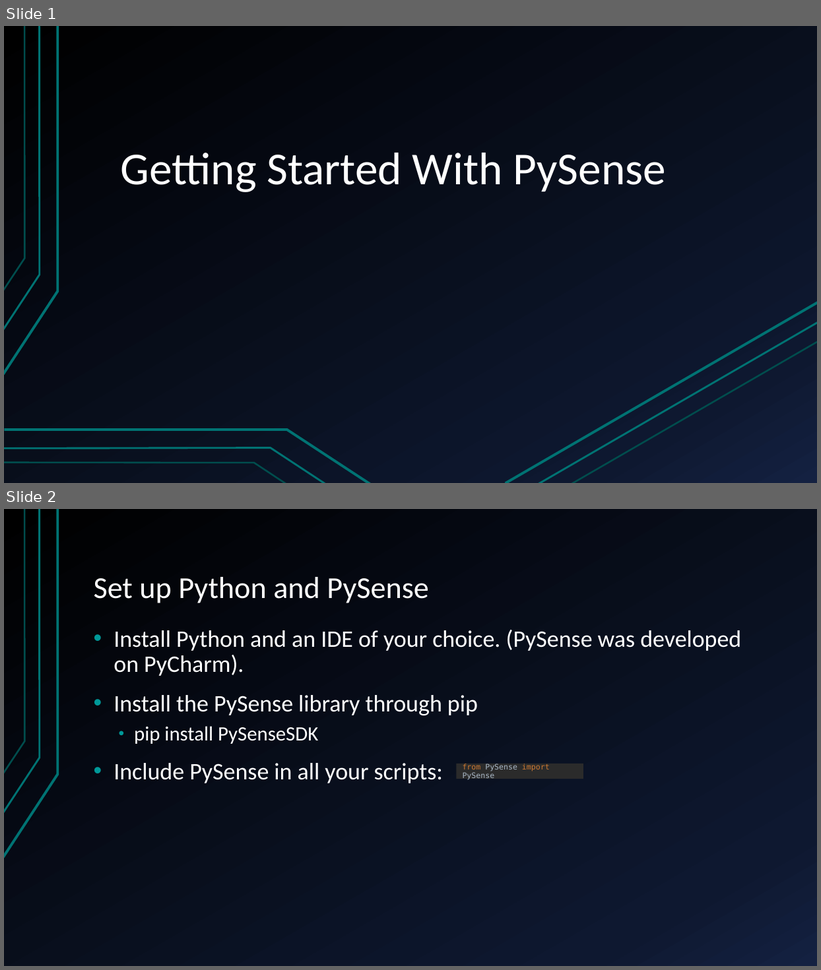
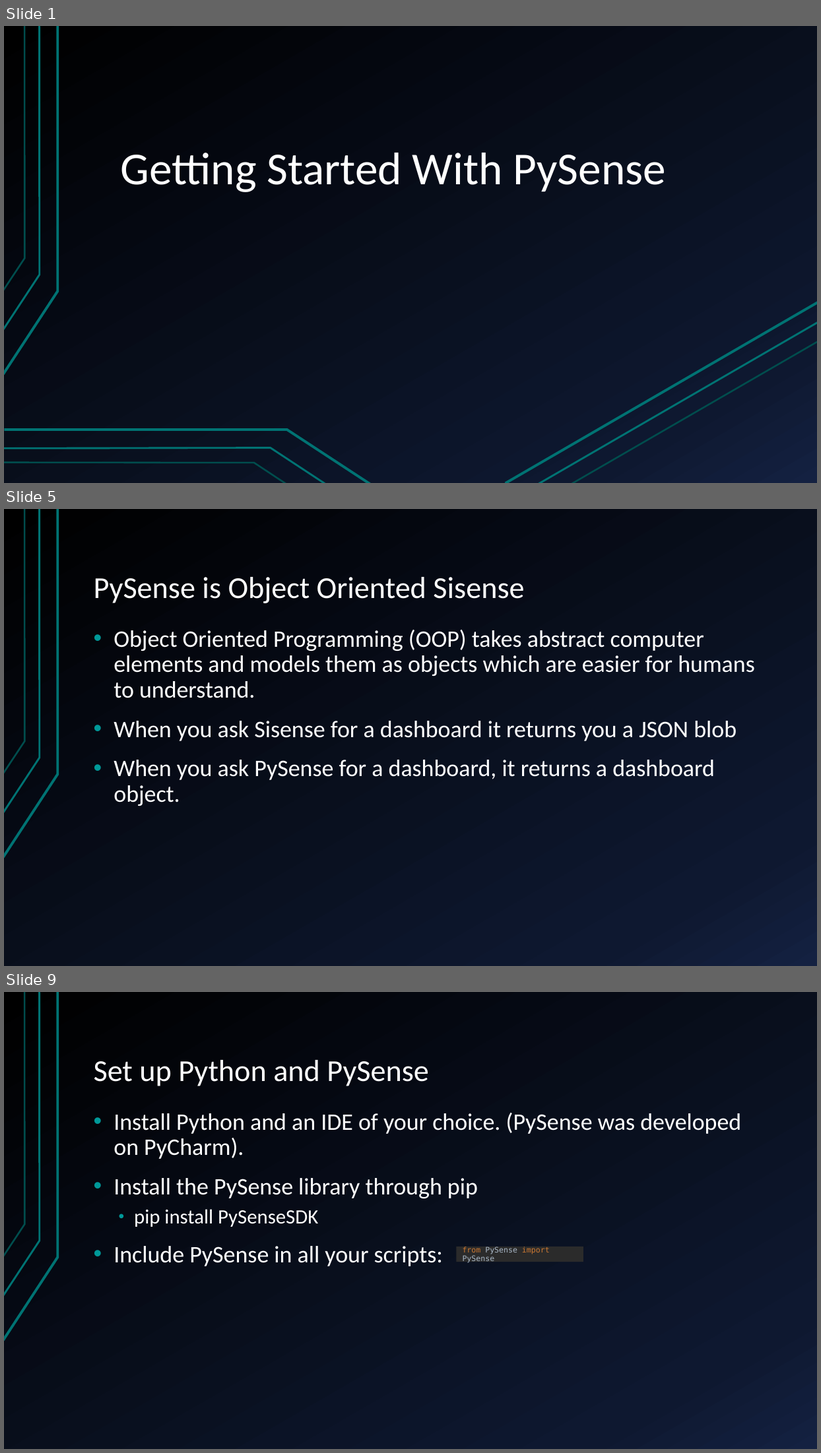
Before and after one commit to nathangiusti/PySense, a slide deck: PySenseTutorial.pptx. Shown one above the other, each under a label of ours: slides 1 and 2 before the commit, slides 1, 5 and 9 after it; the slides between them are not shown. The pictures are 821x970 and 821x1453 pixels, drawn with LibreOffice and Linux fonts; fonts in the diff are those of the drawing. Boxes give left, top, right and bottom in pixels: in the first picture for what was removed or moved away, otherwise in the second. Text is boxed around its words. In the diff, an @@ line names an element or a change of style, - is before the commit and + after.

```diff
--- a/PySenseTutorial.pptx
+++ b/PySenseTutorial.pptx
@@ slide 5 added at [4, 509, 817, 966], background gradient #000000 to #0F1931 to #142242; not listed: 3 template elements that a slide beside it also shows @@
@@ title added at [94, 577, 524, 603], 36 pt, text #FFFFFF @@
+PySense is Object Oriented Sisense
@@ text added at [114, 630, 754, 806], 28 pt, text #FFFFFF @@
+• Object Oriented Programming (OOP) takes abstract computer elements and models them as objects which are easier for humans to understand.
+• When you ask Sisense for a dashboard it returns you a JSON blob
+• When you ask PySense for a dashboard, it returns a dashboard object.
@@ what was slide 2 is now slide 9 @@
```
Also in this commit, not shown: 1 slide changed, 6 other slides added.
